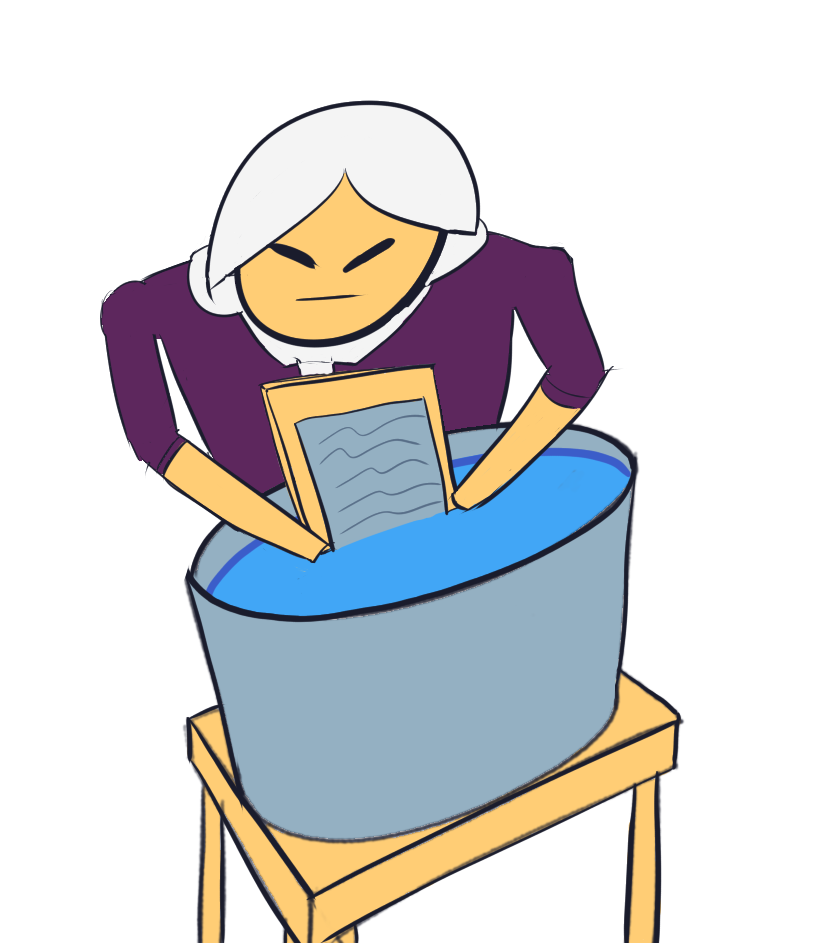
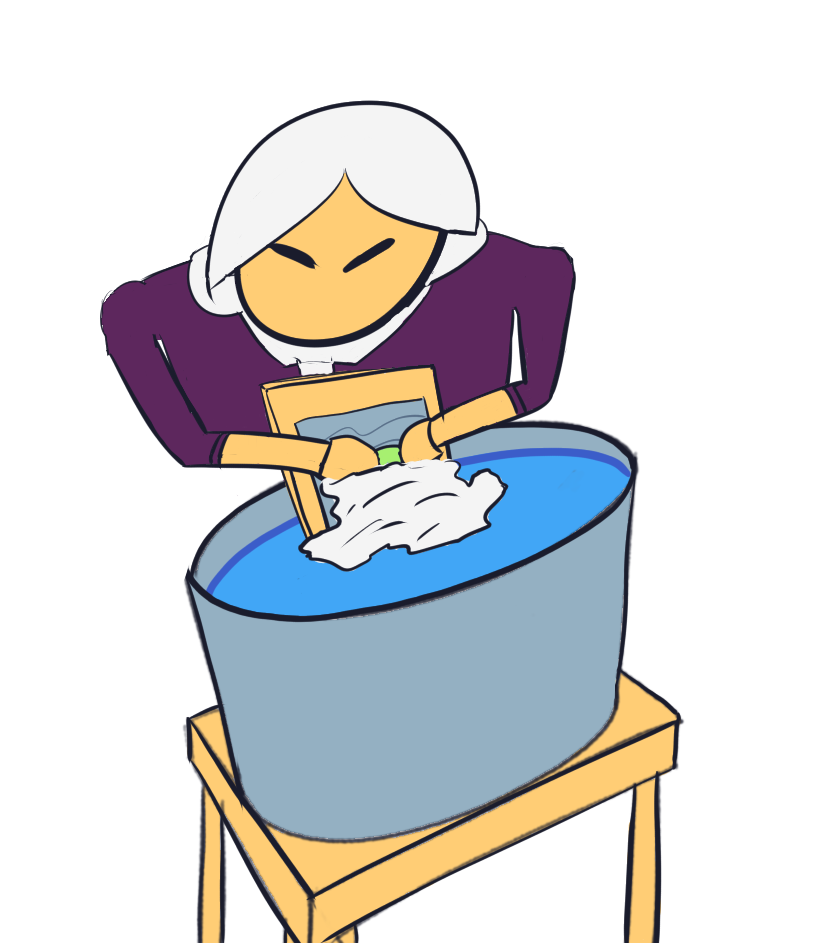
Two versions of the same layered image (821x943). Layer-by-layer changes:
hid group "Face" (3 layers) over [258, 294, 449, 424]
painted on "lady" over [106, 234, 624, 573]
painted on "c" (1st of 4) over [106, 234, 624, 573]
added group "hand" with 4 layers above "grater1" over [106, 271, 624, 573]
added layer "piana" in group "hand" over [256, 448, 549, 573]
added layer "piana c" in group "hand" over [256, 448, 549, 573]
added layer "black" in group "hand" over [106, 271, 624, 573]
added layer "c" (2nd of 4, in "hand") in group "hand" over [106, 271, 624, 573]
painted on "grater" over [194, 363, 514, 562]
painted on "c" (3rd of 4, in "grater1") over [194, 363, 514, 573]
painted on "c" (4th of 4, in "bowl") over [106, 306, 624, 573]
